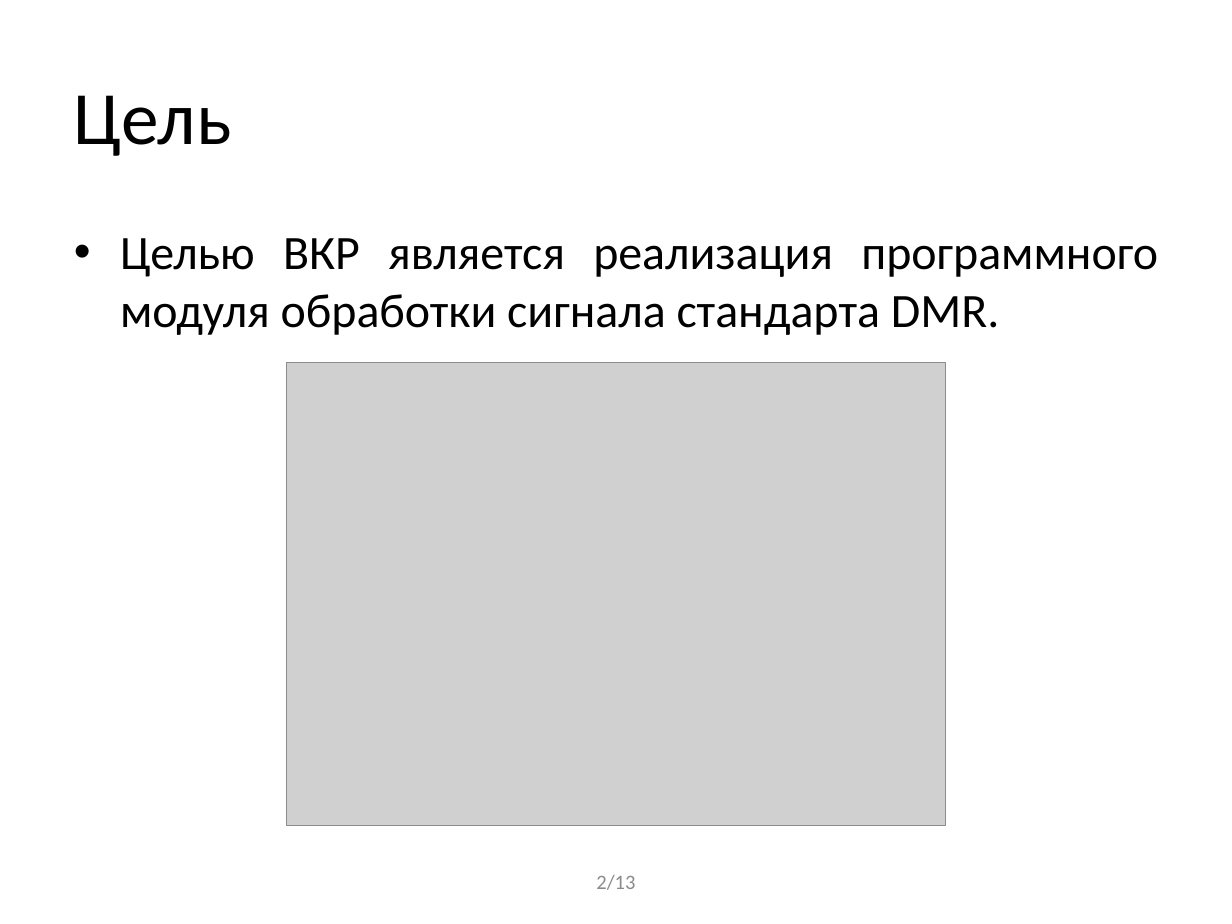
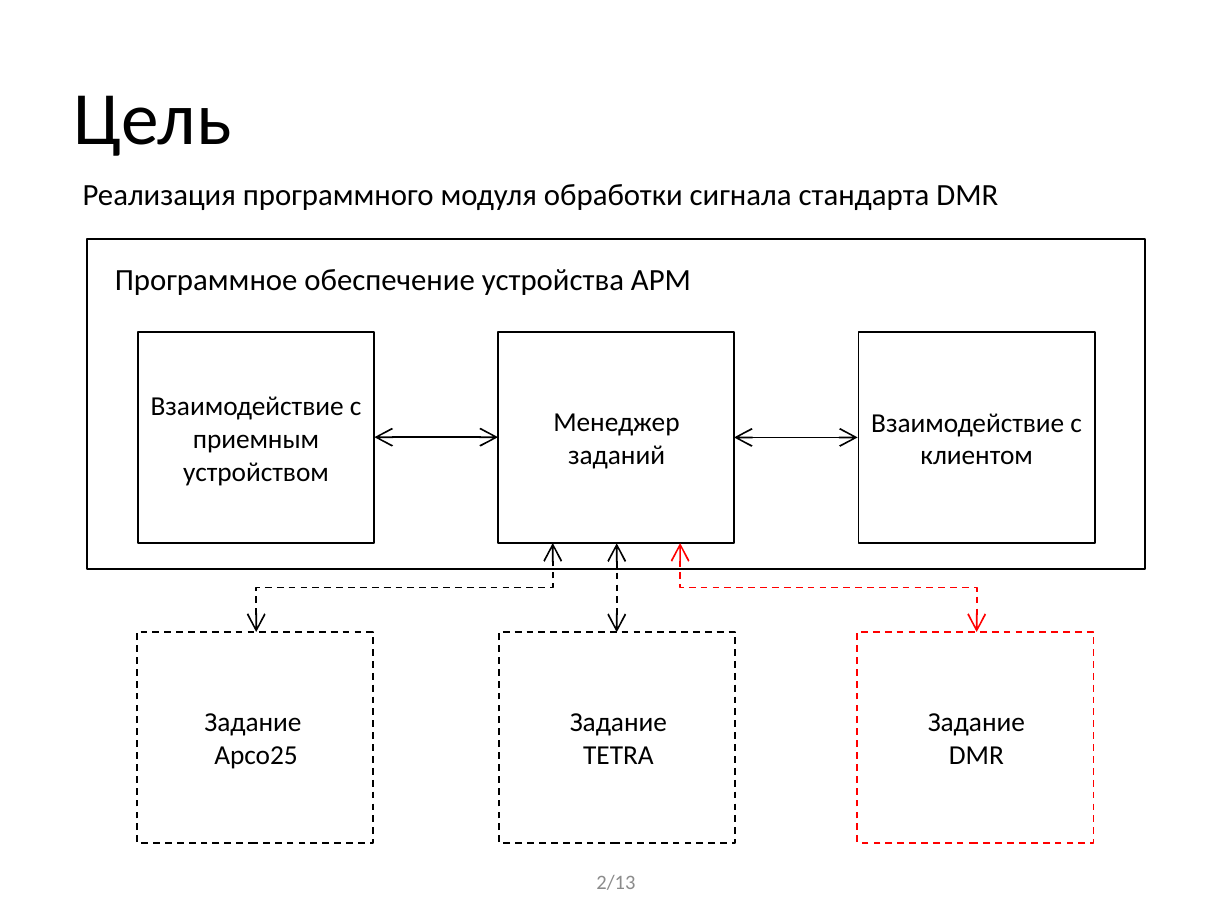
Before and after one commit to BorzhonovAI/magistr, a slide deck: slide 2 of Презентация Диплом.pptx. Drawn at 1232x924 pixels with LibreOffice and Linux fonts; fonts in the diff are those of the drawing; grey boxes stand for pictures. Boxes give left, top, right and bottom in pixels: in the first picture for what was removed or moved away, otherwise in the second. Text is boxed around its words. In the diff, an @@ line names an element or a change of style, - is before the commit and + after.

```diff
--- a/Презентация Диплом.pptx
+++ b/Презентация Диплом.pptx
@@ text added at bbox=[83, 184, 998, 210], 18 pt, text #000000 @@
+Реализация программного модуля обработки сигнала стандарта DMR
@@ rectangle added at bbox=[87, 239, 1146, 569], fill #FFFFFF, outline #000000 1 pt @@
@@ text removed at bbox=[120, 238, 1158, 335] @@
-• Целью ВКР является реализация программного модуля обработки сигнала стандарта DMR.
@@ text added at bbox=[115, 269, 691, 295], 18 pt, text #000000 @@
+Программное обеспечение устройства АРМ
@@ rectangle added at bbox=[138, 331, 375, 542], fill #FFFFFF, outline #000000 1 pt @@
@@ rectangle added at bbox=[498, 333, 734, 543], fill #FFFFFF, outline #000000 1 pt @@
@@ rectangle added at bbox=[859, 333, 1095, 543], fill #FFFFFF, outline #000000 1 pt @@
@@ picture removed at bbox=[287, 362, 945, 825] @@
@@ text added at bbox=[151, 396, 362, 486], 16 pt, text #000000 @@
+Взаимодействие с приемным устройством
@@ text added at bbox=[553, 413, 679, 469], 16 pt, text #000000 @@
+Менеджер заданий
@@ text added at bbox=[871, 413, 1082, 465], 16 pt, text #000000 @@
+Взаимодействие с клиентом
@@ double arrow added from (375, 437) to (498, 437), #000000 1 pt @@
@@ double arrow added from (734, 437) to (857, 437), #000000 1 pt @@
@@ elbow double arrow added from (256, 632) to (553, 543), #000000 1 pt dashed @@
@@ double arrow added from (617, 543) to (617, 632), #000000 1 pt dashed @@
@@ elbow double arrow added from (680, 543) to (977, 632), #FF0000 1 pt dashed @@
@@ rectangle added at bbox=[137, 632, 373, 843], fill #FFFFFF, outline #000000 1 pt dashed @@
@@ rectangle added at bbox=[499, 632, 736, 843], fill #FFFFFF, outline #000000 1 pt dashed @@
@@ rectangle added at bbox=[857, 632, 1094, 843], fill #FFFFFF, outline #FF0000 1 pt dashed @@
@@ text added at bbox=[204, 713, 301, 769], 16 pt, text #000000 @@
+Задание
+Apco25
@@ text added at bbox=[570, 713, 667, 764], 16 pt, text #000000 @@
+Задание
+TETRA
@@ text added at bbox=[928, 713, 1025, 764], 16 pt, text #000000 @@
+Задание
+DMR
```
Also in this commit, not shown: 3 other slides changed, 2 other files.
